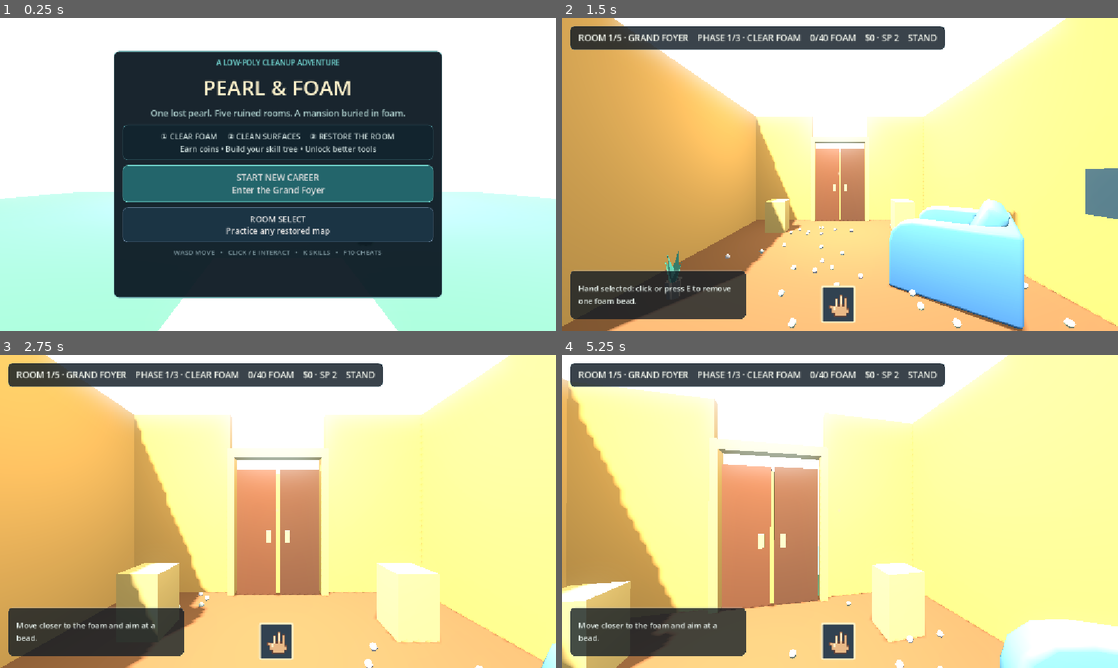
Above: before the commit, frames 1-4 (two rows, left to right).
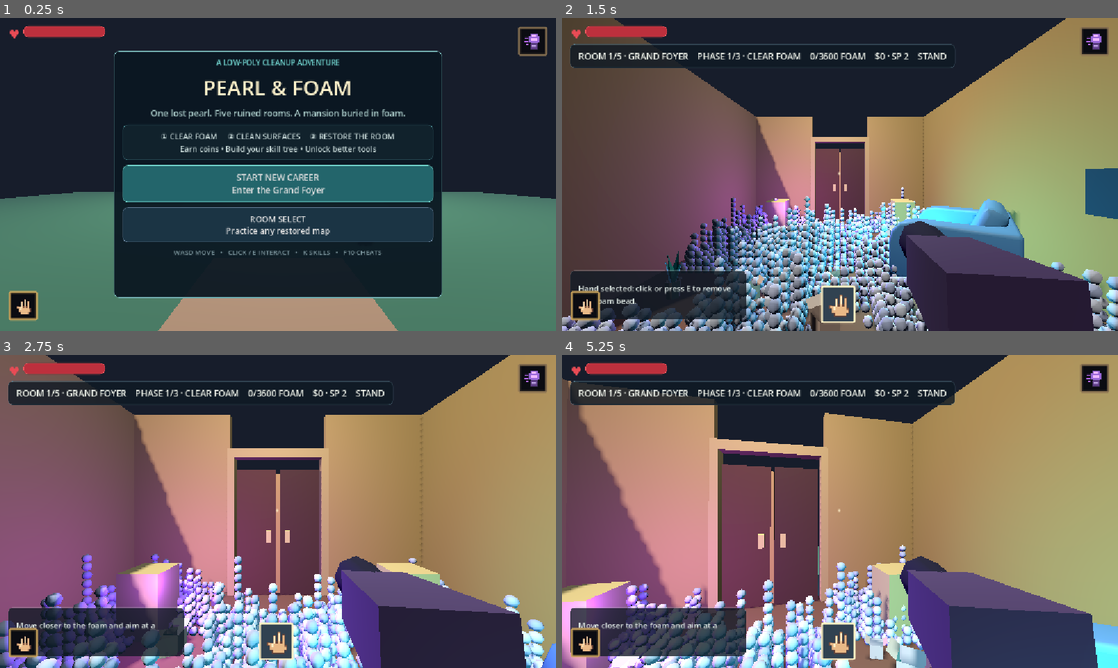
Above: after the commit, the same moments.

Repository: OuanEng/gay
Game: Godot game, scene res://house_main.tscn
Same seed, same stepped clock (60 frames per second), same inputs: the game is played once before the commit and once after it.
Inputs (mouse positions are in pixels of both pictures, inside the frame that each line leads up to):
- Up to frame 1 (0.25 s): no input
- Up to frame 2 (1.5 s): click "START NEW CAREER Enter the Gr…" at 0.5 s; click (840, 305) at 1.25 s
- Up to frame 3 (2.75 s): tap E at 2 s; move the mouse to (305, 511) at 2.02 s; hold W from 2.03 s (still down); tap R at 2.1 s; click (305, 511) at 2.17 s
- Up to frame 4 (5.25 s): keep holding W; move the mouse to (812, 511) at 2.77 s; tap R at 2.85, 3.8, 4.55 s; click (812, 511) at 2.92 s; move the mouse to (851, 505) at 3.52 s; tap M at 3.6 s; click (851, 505) at 3.67 s; move the mouse to (834, 517) at 4.27 s; tap U at 4.35 s; click (834, 517) at 4.42 s; move the mouse to (878, 514) at 5.02 s; tap B at 5.1 s; click (878, 514) at 5.17 s

The runs differ from the first frame. In frame 1, 53% of the frame differs, in the area x 0-100%, y 0-100%; in frame 2, 96%; in frame 3, 97%; in frame 4, 98%.

Commit message:
Match dark foam survival visual style

Diff:
--- a/house_game.gd
+++ b/house_game.gd
@@ -2,7 +2,7 @@
 
 const PEARL_COUNT := 1
 const MAX_FOAM_COUNT := 100000
-const FOAM_RADIUS := 0.042
+const FOAM_RADIUS := 0.055
 const FOAM_DIAMETER := FOAM_RADIUS * 2.0
 const FOAM_BASE_Y := 0.09
 const FOAM_CELL_SIZE := 0.55
@@ -110,7 +110,7 @@
 var room_dirt_counts := [2, 3, 4, 5, 7]
 var room_item_counts := [2, 3, 4, 5, 7]
 var cleanup_room_names := ["GRAND FOYER", "GUEST ROOM", "DINING HALL", "LIBRARY", "BALLROOM"]
-var cleanup_foam_counts := [40, 120, 300, 700, 1500]
+var cleanup_foam_counts := [3600, 6500, 11000, 17000, 25000]
 var phase_names := ["CLEAR FOAM", "CLEAN SURFACES", "ORGANIZE ROOM"]
 var skill_coin_costs := [0, 40, 90]
 var room_asset_paths := [
@@ -128,6 +128,10 @@
 var current_walkable_rects: Array[Rect2] = []
 var blocked_spawn_rects: Array[Rect2] = []
 var movement_keys := {KEY_W: false, KEY_A: false, KEY_S: false, KEY_D: false}
+var held_tool_root: Node3D
+var held_tool_body: MeshInstance3D
+var held_tool_nozzle: MeshInstance3D
+var tool_bob_time := 0.0
 
 
 func _ready() -> void:
@@ -161,6 +165,16 @@
 	style.content_margin_right = 18
 	style.content_margin_top = 12
 	style.content_margin_bottom = 12
+	return style
+
+
+func survival_slot_style(border: Color) -> StyleBoxFlat:
+	var style := StyleBoxFlat.new()
+	style.bg_color = Color("0b0c12")
+	style.border_color = border
+	style.set_border_width_all(4)
+	style.set_corner_radius_all(3)
+	style.set_content_margin_all(8.0)
 	return style
 
 
@@ -199,21 +213,25 @@
 	var env_node := WorldEnvironment.new()
 	var env := Environment.new()
 	env.background_mode = Environment.BG_COLOR
-	env.background_color = Color("8ac6d9")
+	env.background_color = Color("090d16")
 	env.ambient_light_source = Environment.AMBIENT_SOURCE_COLOR
-	env.ambient_light_color = Color("e6f1f0")
-	env.ambient_light_energy = 0.28
+	env.ambient_light_color = Color("58627c")
+	env.ambient_light_energy = 0.10
 	env.glow_enabled = true
+	env.fog_enabled = true
+	env.fog_light_color = Color("30384d")
+	env.fog_light_energy = 0.35
+	env.fog_density = 0.018
 	env_node.environment = env
 	add_child(env_node)
 	var sunlight := DirectionalLight3D.new()
 	sunlight.rotation_degrees = Vector3(-55.0, -35.0, 0.0)
-	sunlight.light_energy = 1.2
+	sunlight.light_energy = 0.32
 	sunlight.shadow_enabled = true
 	add_child(sunlight)
 	room_light = OmniLight3D.new()
 	room_light.position = Vector3(0.0, 3.3, -1.0)
-	room_light.light_energy = 4.0
+	room_light.light_energy = 0.85
 	room_light.omni_range = 19.0
 	add_child(room_light)
 	var grass := make_material(Color("6aa987"))
@@ -289,7 +307,72 @@
 	uv_flashlight.shadow_enabled = false
 	uv_flashlight.visible = false
 	view.add_child(uv_flashlight)
+	make_held_tool()
 	add_child(player)
+
+
+func make_held_tool() -> void:
+	held_tool_root = Node3D.new()
+	held_tool_root.position = Vector3(0.47, -0.42, -0.78)
+	held_tool_root.rotation_degrees = Vector3(-7.0, -8.0, 0.0)
+	held_tool_root.visible = false
+	view.add_child(held_tool_root)
+	var body_mesh := BoxMesh.new()
+	body_mesh.size = Vector3(0.32, 0.25, 0.58)
+	held_tool_body = MeshInstance3D.new()
+	held_tool_body.mesh = body_mesh
+	held_tool_body.material_override = make_material(Color("633c8a"))
+	held_tool_root.add_child(held_tool_body)
+	var nozzle_mesh := CylinderMesh.new()
+	nozzle_mesh.top_radius = 0.10
+	nozzle_mesh.bottom_radius = 0.15
+	nozzle_mesh.height = 0.46
+	nozzle_mesh.radial_segments = 8
+	held_tool_nozzle = MeshInstance3D.new()
+	held_tool_nozzle.mesh = nozzle_mesh
+	held_tool_nozzle.rotation.x = PI * 0.5
+	held_tool_nozzle.position = Vector3(0.0, 0.02, -0.43)
+	held_tool_nozzle.material_override = make_material(Color("252038"))
+	held_tool_root.add_child(held_tool_nozzle)
+	var grip_mesh := BoxMesh.new()
+	grip_mesh.size = Vector3(0.16, 0.34, 0.17)
+	var grip := MeshInstance3D.new()
+	grip.mesh = grip_mesh
+	grip.position = Vector3(0.0, -0.25, 0.08)
+	grip.rotation.x = -0.22
+	grip.material_override = make_material(Color("9b4e68"))
+	held_tool_root.add_child(grip)
+	var arm_mesh := BoxMesh.new()
+	arm_mesh.size = Vector3(0.24, 0.24, 0.72)
+	var arm := MeshInstance3D.new()
+	arm.mesh = arm_mesh
+	arm.position = Vector3(0.18, -0.31, 0.46)
+	arm.rotation_degrees = Vector3(-12.0, 18.0, 4.0)
+	arm.material_override = make_material(Color("8d3349"))
+	held_tool_root.add_child(arm)
+	var hand_mesh := BoxMesh.new()
+	hand_mesh.size = Vector3(0.23, 0.20, 0.28)
+	var hand := MeshInstance3D.new()
+	hand.mesh = hand_mesh
+	hand.position = Vector3(0.05, -0.20, 0.16)
+	hand.rotation.x = -0.18
+	hand.material_override = make_material(Color("c98568"))
+	held_tool_root.add_child(hand)
+	var lens_mesh := CylinderMesh.new()
+	lens_mesh.top_radius = 0.105
+	lens_mesh.bottom_radius = 0.105
+	lens_mesh.height = 0.025
+	lens_mesh.radial_segments = 10
+	var lens := MeshInstance3D.new()
+	lens.mesh = lens_mesh
+	lens.rotation.x = PI * 0.5
+	lens.position = Vector3(0.0, 0.02, -0.67)
+	var lens_material := make_material(Color("52d9ff"))
+	lens_material.emission_enabled = true
+	lens_material.emission = Color("35cfff")
+	lens_material.emission_energy_multiplier = 4.0
+	lens.material_override = lens_material
+	held_tool_root.add_child(lens)
 
 
 func make_ui() -> void:
@@ -299,8 +382,25 @@
 	root.set_anchors_and_offsets_preset(Control.PRESET_FULL_RECT)
 	root.mouse_filter = Control.MOUSE_FILTER_IGNORE
 	layer.add_child(root)
+	var survival := HBoxContainer.new()
+	survival.position = Vector2(18.0, 16.0)
+	survival.add_theme_constant_override("separation", 8)
+	survival.mouse_filter = Control.MOUSE_FILTER_IGNORE
+	root.add_child(survival)
+	var heart := Label.new()
+	heart.text = "♥"
+	heart.add_theme_font_size_override("font_size", 25)
+	heart.add_theme_color_override("font_color", Color("e94b55"))
+	survival.add_child(heart)
+	var health := ProgressBar.new()
+	health.custom_minimum_size = Vector2(170.0, 22.0)
+	health.value = 100.0
+	health.show_percentage = false
+	health.add_theme_stylebox_override("background", ui_panel_style(Color("171a24"), Color("05070c")))
+	health.add_theme_stylebox_override("fill", ui_panel_style(Color("bd303d"), Color("ef5a60")))
+	survival.add_child(health)
 	hud_panel = PanelContainer.new()
-	hud_panel.position = Vector2(16.0, 16.0)
+	hud_panel.position = Vector2(16.0, 54.0)
 	hud_panel.add_theme_stylebox_override("panel", ui_panel_style(Color(0.06, 0.10, 0.14, 0.82), Color(0.37, 0.52, 0.58, 0.45)))
 	hud_panel.mouse_filter = Control.MOUSE_FILTER_IGNORE
 	root.add_child(hud_panel)
@@ -353,6 +453,36 @@
 	uv_marker.add_theme_font_size_override("font_size", 38)
 	uv_marker.add_theme_color_override("font_color", Color("d874ff"))
 	root.add_child(uv_marker)
+	var bag_slot := PanelContainer.new()
+	bag_slot.anchor_top = 1.0
+	bag_slot.anchor_bottom = 1.0
+	bag_slot.offset_left = 18.0
+	bag_slot.offset_right = 78.0
+	bag_slot.offset_top = -82.0
+	bag_slot.offset_bottom = -22.0
+	bag_slot.add_theme_stylebox_override("panel", survival_slot_style(Color("d2a95d")))
+	bag_slot.mouse_filter = Control.MOUSE_FILTER_IGNORE
+	root.add_child(bag_slot)
+	var bag_icon := TextureRect.new()
+	bag_icon.texture = load("res://icon_hand.svg")
+	bag_icon.expand_mode = TextureRect.EXPAND_IGNORE_SIZE
+	bag_icon.stretch_mode = TextureRect.STRETCH_KEEP_ASPECT_CENTERED
+	bag_slot.add_child(bag_icon)
+	var objective_slot := PanelContainer.new()
+	objective_slot.anchor_left = 1.0
+	objective_slot.anchor_right = 1.0
+	objective_slot.offset_left = -78.0
+	objective_slot.offset_right = -18.0
+	objective_slot.offset_top = 18.0
+	objective_slot.offset_bottom = 78.0
+	objective_slot.add_theme_stylebox_override("panel", survival_slot_style(Color("8b7352")))
+	objective_slot.mouse_filter = Control.MOUSE_FILTER_IGNORE
+	root.add_child(objective_slot)
+	var pearl_icon := TextureRect.new()
+	pearl_icon.texture = load("res://icon_uv.svg")
+	pearl_icon.expand_mode = TextureRect.EXPAND_IGNORE_SIZE
+	pearl_icon.stretch_mode = TextureRect.STRETCH_KEEP_ASPECT_CENTERED
+	objective_slot.add_child(pearl_icon)
 	menu_panel = PanelContainer.new()
 	menu_panel.anchor_left = 0.5
 	menu_panel.anchor_right = 0.5
@@ -895,6 +1025,7 @@
 	crosshair.visible = false
 	uv_marker.visible = false
 	uv_flashlight.visible = false
+	held_tool_root.visible = false
 	result.text = ""
 	result_panel.visible = false
 	shop_panel.visible = false
@@ -1020,6 +1151,7 @@
 	build_foam_meshes(group_counts)
 	build_cleanup_tasks(rng)
 	playing = true
+	held_tool_root.visible = true
 	menu_panel.visible = false
 	hud_panel.visible = true
 	tools_bar.visible = true
@@ -1041,15 +1173,15 @@
 
 func apply_level_theme() -> void:
 	var palettes := [
-		[Color("f8f2dd"), Color("d9edf2"), Color("f4dce5"), Color("e4e2f5"), Color("e2f0d8")],
-		[Color("cfe8e8"), Color("a9d6d2"), Color("f0d0a8"), Color("d8c7ef"), Color("bdd7c1")],
-		[Color("8b91a7"), Color("69788f"), Color("98768b"), Color("667a78"), Color("b08b68")]
+		[Color("e7e5df"), Color("c9cbd2"), Color("e9e6ee"), Color("bfc4d2"), Color("d7d4cf")],
+		[Color("d8dce3"), Color("b8c4ce"), Color("ddd6e5"), Color("c2bdd8"), Color("cbd4d4")],
+		[Color("aeb3c3"), Color("8e98aa"), Color("b7a9bc"), Color("899b9d"), Color("b8aaa0")]
 	]
 	var theme_index := (current_level - 1) % palettes.size()
 	for i in foam_materials.size():
 		foam_materials[i].albedo_color = palettes[theme_index][i]
-	room_light.light_color = [Color("fff1cf"), Color("c9f4ef"), Color("d6c4ff")][theme_index]
-	room_light.light_energy = maxf(1.8, 4.2 - float(current_level - 1) * 0.25)
+	room_light.light_color = [Color("c7d7ff"), Color("b5d8e8"), Color("c7b3ff")][theme_index]
+	room_light.light_energy = maxf(0.55, 0.90 - float(current_level - 1) * 0.06)
 
 
 func random_room_spot(rng: RandomNumberGenerator) -> Vector2:
@@ -1097,8 +1229,51 @@
 		4: build_library_map()
 		_: build_ballroom_map()
 	var bounds := level_bounds()
+	add_room_clutter(bounds, 7 + current_level * 2)
+	add_room_mood_lights(bounds)
 	light_switch.position = Vector3(bounds.y - 0.14, 1.35, bounds.w - 0.8)
 	light_switch.rotation.y = -PI * 0.5
+
+
+func add_room_clutter(bounds: Vector4, count: int) -> void:
+	var rows := 3
+	for i in count:
+		var row := i % rows
+		var t := float(i / rows + 1) / float(ceili(float(count) / rows) + 1)
+		var x := lerpf(bounds.x + 0.65, bounds.y - 0.65, t)
+		var z := bounds.z + 0.65 + float(row) * 0.55 if i % 2 == 0 else bounds.w - 0.65 - float(row) * 0.48
+		var point := Vector2(x, z)
+		var walkable := false
+		for rect in current_walkable_rects:
+			if rect.has_point(point):
+				walkable = true
+				break
+		if not walkable and not current_walkable_rects.is_empty():
+			var fallback: Rect2 = current_walkable_rects[i % current_walkable_rects.size()]
+			x = fallback.position.x + fallback.size.x * (0.2 + 0.6 * t)
+			z = fallback.position.y + fallback.size.y * (0.22 if i % 2 == 0 else 0.78)
+		var scale_value := 0.62 + float(i % 4) * 0.12
+		place_room_asset("res://assets/kenney_furniture/cardboardBoxOpen.glb", Vector3(x, 0.055, z), float(i) * 0.73, scale_value)
+		reserve_spawn_area(Vector2(x, z), Vector2(0.66, 0.66) * scale_value)
+
+
+func add_room_mood_lights(bounds: Vector4) -> void:
+	var violet := OmniLight3D.new()
+	violet.position = Vector3(bounds.x * 0.45, 0.75, bounds.z * 0.45)
+	violet.light_color = Color("7b3dff")
+	violet.light_energy = 2.2
+	violet.omni_range = 4.8
+	violet.shadow_enabled = false
+	violet.set_meta("room_mood_light", true)
+	stage_root.add_child(violet)
+	var cyan := OmniLight3D.new()
+	cyan.position = Vector3(bounds.y * 0.38, 0.55, bounds.w * 0.25)
+	cyan.light_color = Color("39c9ff")
+	cyan.light_energy = 1.5
+	cyan.omni_range = 3.6
+	cyan.shadow_enabled = false
+	cyan.set_meta("room_mood_light", true)
+	stage_root.add_child(cyan)
 
 
 func add_floor_section(rect: Rect2, color: Color) -> void:
@@ -1141,10 +1316,15 @@
 	add_stage_wall(Vector3(1.65, 0.42, -1.7), Vector3(0.5, 0.84, 0.5), Color("e4c77b"), true)
 	place_room_asset(room_asset_paths[0][1], Vector3(-2.0, 0.055, 1.25), PI * 0.5, 0.85)
 	place_room_asset(room_asset_paths[0][2], Vector3(1.65, 0.055, 0.75), -PI * 0.7, 0.9)
+	place_room_asset("res://assets/kenney_furniture/cardboardBoxOpen.glb", Vector3(-1.25, 0.055, -1.15), 0.4, 0.9)
+	place_room_asset("res://assets/kenney_furniture/cardboardBoxOpen.glb", Vector3(1.15, 0.055, -0.85), -0.7, 1.1)
+	place_room_asset("res://assets/kenney_furniture/cardboardBoxOpen.glb", Vector3(2.15, 0.055, 1.55), 1.2, 0.75)
 	build_foyer_door()
 	reserve_spawn_area(Vector2(-2.0, 1.25), Vector2(1.2, 1.2))
 	reserve_spawn_area(Vector2(1.65, 0.75), Vector2(1.4, 1.4))
 	reserve_spawn_area(Vector2(0, -2.4), Vector2(2.0, 1.0))
+	reserve_spawn_area(Vector2(-1.25, -1.15), Vector2(0.9, 0.9))
+	reserve_spawn_area(Vector2(1.15, -0.85), Vector2(1.0, 1.0))
 
 
 func build_foyer_door() -> void:
@@ -1542,6 +1722,9 @@
 	if wants_crouch != crouching:
 		set_crouching(wants_crouch)
 	var move_dir := (player.global_basis.x * axis.x + player.global_basis.z * axis.y).normalized()
+	tool_bob_time += delta * (8.0 if axis.length_squared() > 0.0 else 2.0)
+	var bob_amount := 0.018 if axis.length_squared() > 0.0 else 0.005
+	held_tool_root.position = held_tool_root.position.lerp(Vector3(0.47 + cos(tool_bob_time * 0.5) * bob_amount, -0.42 + sin(tool_bob_time) * bob_amount, -0.78), minf(1.0, delta * 10.0))
 	var move_speed := WALK_SPEED * (1.0 + float(mobility_skill) * 0.12)
 	if crouching:
 		move_speed *= 0.68 + float(mobility_skill) * 0.07
@@ -1908,6 +2091,10 @@
 	uv_on = index == 1
 	blower_on = index == 2
 	uv_flashlight.visible = uv_on
+	var tool_colors := [Color("533f5c"), Color("713ba0"), Color("326f85")]
+	var nozzle_colors := [Color("24202e"), Color("33214c"), Color("183c4a")]
+	held_tool_body.material_override = make_material(tool_colors[index])
+	held_tool_nozzle.material_override = make_material(nozzle_colors[index])
 	match index:
 		0: message = "Hand selected: click or press E to remove one foam bead."
 		1: message = "UV selected: the marker points toward the pearl."
@@ -1918,6 +2105,9 @@
 func toggle_room_light() -> void:
 	room_light_on = not room_light_on
 	room_light.visible = room_light_on
+	for child in stage_root.get_children():
+		if child.has_meta("room_mood_light"):
+			child.visible = room_light_on
 	update_light_switch()
 	update_ui()
 
Not shown, changed: docs/index.html
Not shown, changed: docs/index.pck
